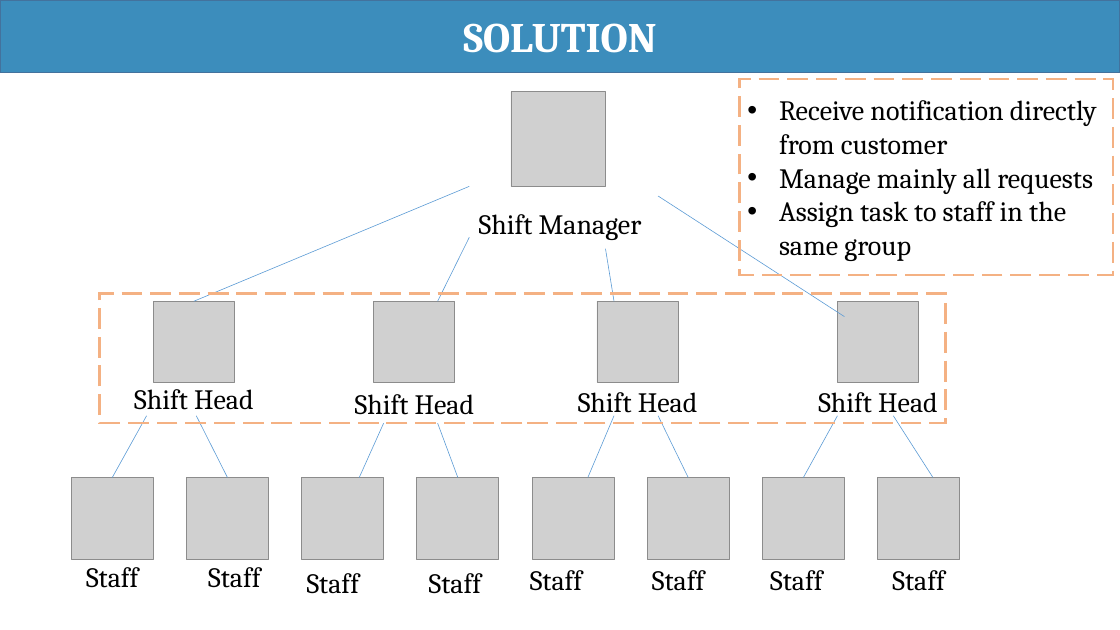
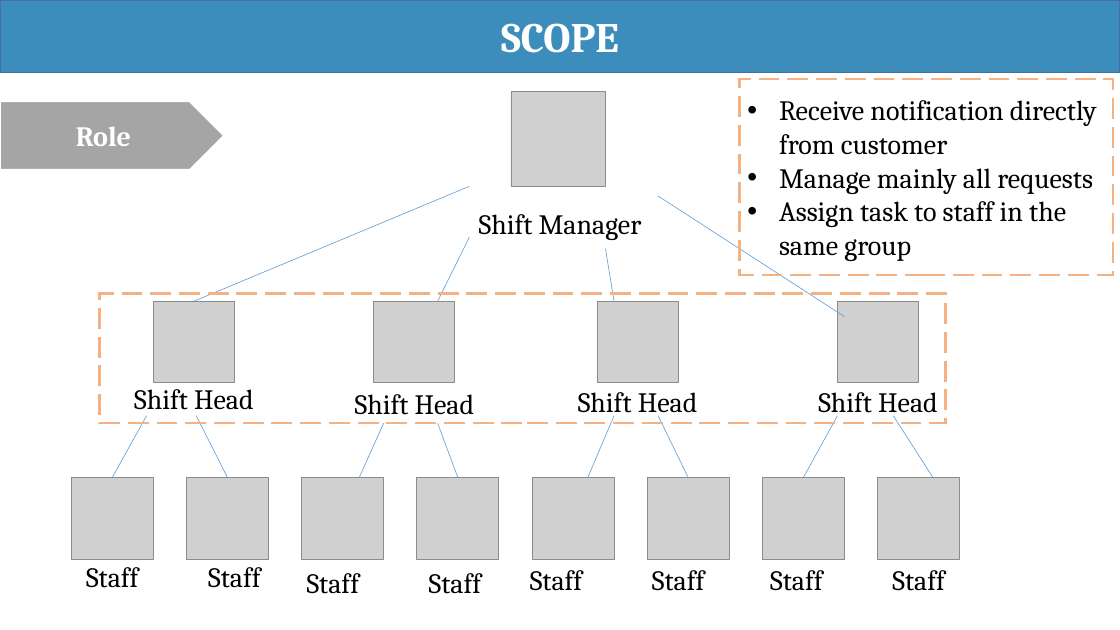
Before and after one commit to haltt051093/IMS-datacenter, a slide deck: slide 13 of Document/Presentation/IMS_20160413_Presentation.pptx (slide 11 before the commit). Drawn at 1120x630 pixels with LibreOffice and Linux fonts; fonts in the diff are those of the drawing; grey boxes stand for pictures. Boxes give left, top, right and bottom in pixels: in the first picture for what was removed or moved away, otherwise in the second. Text is boxed around its words. In the diff, an @@ line names an element or a change of style, - is before the commit and + after.

```diff
--- a/Document/Presentation/IMS_20160413_Presentation.pptx
+++ b/Document/Presentation/IMS_20160413_Presentation.pptx
@@ text in rectangle at bbox=[501, 23, 619, 53]: text changed @@
-SOLUTION
+SCOPE
@@ pentagon arrow added at bbox=[0, 102, 224, 171], fill #A5A5A5, outline #FFFFFF 1.5 pt, 24 pt, text #FFFFFF, bold @@
+Role
```
Also in this commit, not shown: 4 other slides changed, 4 slides added, 2 slides removed.
